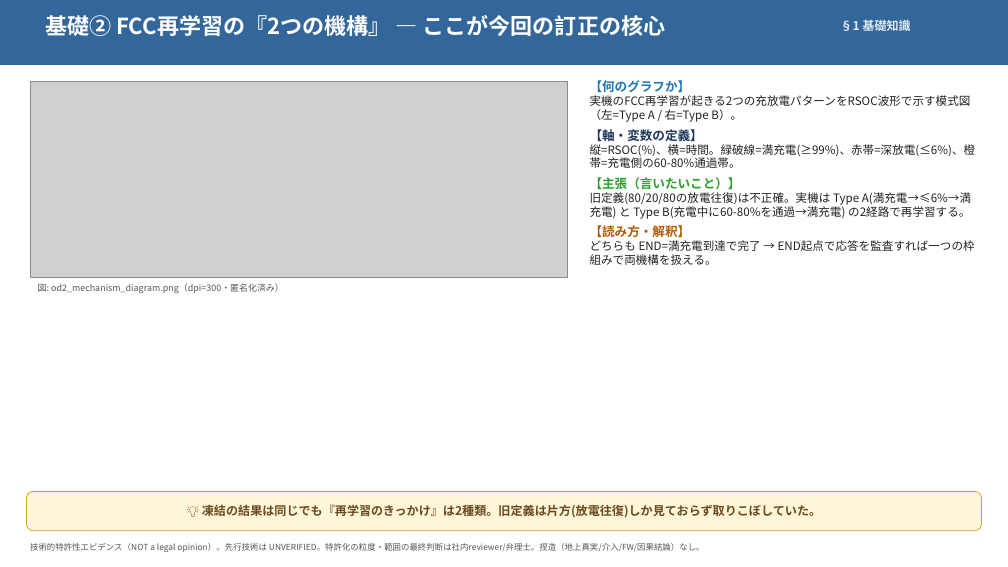
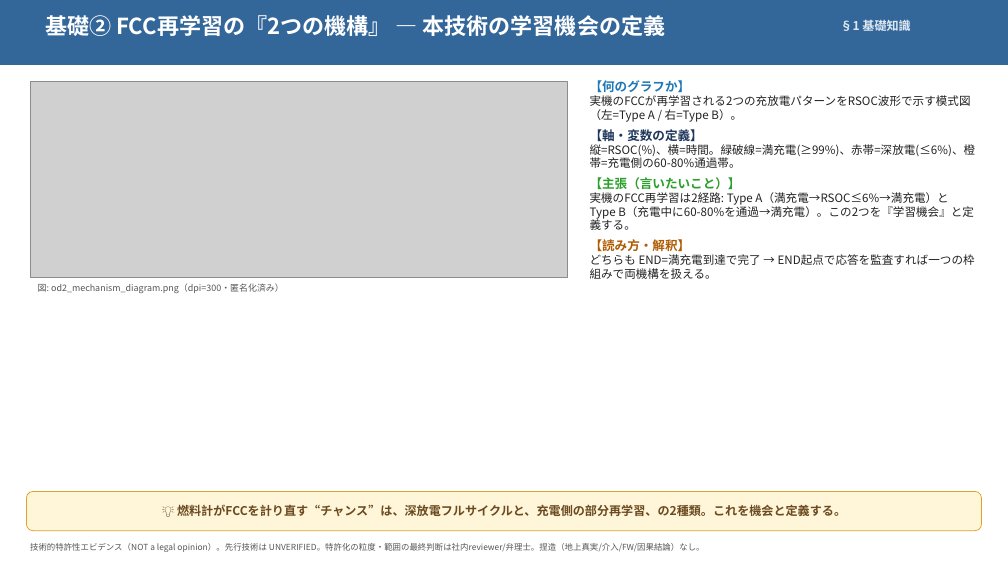
Before and after one commit to naja-hubble/battery-usage-ai, a slide deck: slide 5 of data/reports/fcc_patent_summary_slides_v5_od2.pptx. Drawn at 1008x567 pixels with LibreOffice and Linux fonts; fonts in the diff are those of the drawing; grey boxes stand for pictures. Boxes give left, top, right and bottom in pixels: in the first picture for what was removed or moved away, otherwise in the second. Text is boxed around its words. In the diff, an @@ line names an element or a change of style, - is before the commit and + after.

```diff
--- a/data/reports/fcc_patent_summary_slides_v5_od2.pptx
+++ b/data/reports/fcc_patent_summary_slides_v5_od2.pptx
@@ text at [45, 15, 666, 36]: text changed @@
-基礎② FCC再学習の『2つの機構』 — ここが今回の訂正の核心
+基礎② FCC再学習の『2つの機構』 — 本技術の学習機会の定義
@@ text at [590, 95, 971, 122]: text changed @@
-実機のFCC再学習が起きる2つの充放電パターンをRSOC波形で示す模式図（左=Type A / 右=Type B）。
+実機のFCCが再学習される2つの充放電パターンをRSOC波形で示す模式図（左=Type A / 右=Type B）。
@@ text at [590, 192, 974, 230]: text changed @@
-旧定義(80/20/80の放電往復)は不正確。実機は Type A(満充電→≤6%→満充電) と Type B(充電中に60-80%を通過→満充電) の2経路で再学習する。
+実機のFCC再学習は2経路: Type A（満充電→RSOC≤6%→満充電）と Type B（充電中に60-80%を通過→満充電）。この2つを『学習機会』と定義する。
@@ text in rounded rectangle at [177, 504, 846, 516]: text changed @@
-💡 凍結の結果は同じでも『再学習のきっかけ』は2種類。旧定義は片方(放電往復)しか見ておらず取りこぼしていた。
+💡 燃料計がFCCを計り直す“チャンス”は、深放電フルサイクルと、充電側の部分再学習、の2種類。これを機会と定義する。
```
Also in this commit, not shown: 26 other slides changed, 6 slides added, 12 other files.
